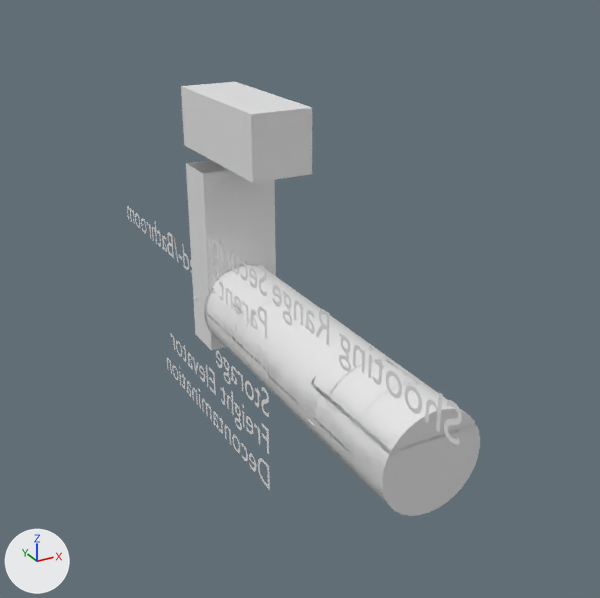
One commit to the Blender file blender/Bunker/Bunker.blend: the scene before it, then after it.
The view is the same before and after, from a camera (50 mm lens) standing at (-59.7, -95.0, 64.0) and looking at (-8.6, -2.1, 17.6). Every picture has the same lights, and +X, +Y and +Z are marked at lower left.
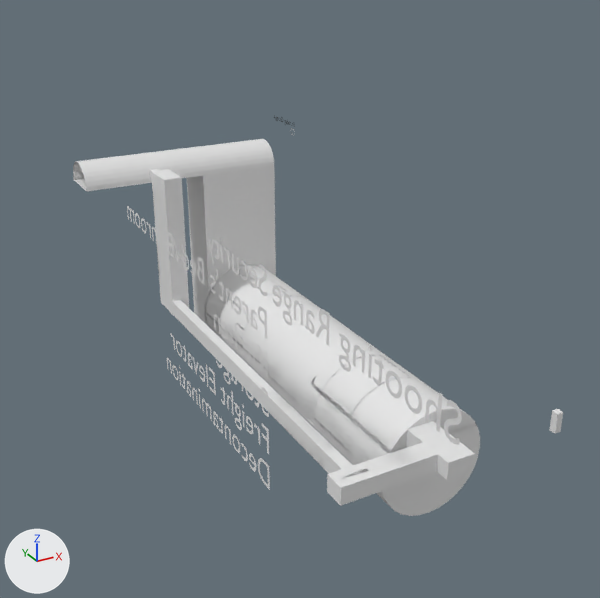
ob_cube_037 is not drawn itself; it is used by a modifier of ob_cylinder_004.

Changed parts and their boxes [x1, y1, x2, y2] in the pictures (600 x 598 px):
'Cube.023', no longer drawn
    before: [181, 82, 312, 183]
'Floor.007', added
    after: [169, 299, 475, 506]
'Cylinder.004', added
    after: [73, 139, 274, 191]
'Cube.035', added
    after: [151, 169, 189, 310]
'Person_Ref.001', moved (not visible before)
    after: [549, 409, 563, 433]
'Cube.033', added
    after: [152, 183, 188, 316]
'Cube.036', added
    after: [341, 469, 367, 479]
part 1 of me_cube_036, deleted
    before: [181, 82, 312, 183]

Edits to the bpy script that builds the scene:
```text
Change me_cube_036:
    where me_cube_036.from_pydata(...)  # 8 vertices, 6 faces; spans x -5.4..5.4, y -14.6..14.6, z -5.4..5.4
    verts and faces of me_cube_036; kept vertices keep their numbers, new ones are numbered from 8
    me_cube_036 part 1
    add delete_vertices([*range(0, 8)])  # with the faces that use them
    me_cube_036 part 2
    add verts[8] = (-6.9, -4.0, 26.3)
    add verts[9] = (-6.9, 4.0, 26.3)
    add verts[10] = (6.9, -4.0, 26.3)
    add verts[11] = (6.9, 4.0, 26.3)
    add edges += [(8, 9), (8, 10), (9, 11), (10, 11)]
    add me_cube_036.materials.append(mat_outerwall)  # white #e7e7e7
Add me_cube_063:
    me_cube_063.from_pydata([(-0.84, 0.9, 2.0), (-0.84, 0.9, 0.0), (0.66, 0.9, 2.0), (0.66, 0.9, 0.0), (-0.84, 1.86, 2.0), (-0.84, 1.86, 0.0), (0.66, 1.86, 0.0), (0.66, 1.86, 2.0)], [], [(2, 0, 4, 7), (0, 1, 5, 4), (1, 3, 6, 5), (3, 2, 7, 6)])
Change ob_person_ref_001:
    ob_person_ref_001.location: (2.6, 0.9, 0.0) -> (-14.8, -55.4, 27.9)
Change ob_cube_023:
    ob_cube_023.location: (0.9, 35.6, 33.3) -> (0.0, 39.6, 0.0)
Add ob_cube_037:
    ob_cube_037 = bpy.data.objects.new('Cube.037', me_cube_061)  # a box spanning x -0.84..0.66, y 0.9..1.86, z 0.0..2.0
    ob_cube_037.parent = ob_cube_039
    ob_cube_037.location = (-27.37, 34.4, 25.95)
Add ob_cube_039:
    ob_cube_039 = bpy.data.objects.new('Cube.039', me_cube_063)  # modifiers BOOLEAN, SOLIDIFY
    ob_cube_039.location = (-15.4, 34.4, 25.9)
Add ob_cylinder_005:
    ob_cylinder_005 = bpy.data.objects.new('Cylinder.005', me_cylinder_005)  # 34 vertices, 19 faces; spans x -1.0..0.0, y -1.0..1.0, z -8.04..1.73
    ob_cylinder_005.location = (0.0, 39.58, 25.94)
    ob_cylinder_005.rotation_euler = (0.0, 1.571, 0.0)  # degrees (0, 90, 0)
    ob_cylinder_005.scale = (3.98, 3.98, 3.98)
Add ob_cube_034:
    ob_cube_034 = bpy.data.objects.new('Cube.034', me_cube_056)  # a box spanning x -0.28..0.0, y -1.0..0.5, z 0.0..0.18; modifiers ARRAY, ARRAY
    ob_cube_034.location = (-15.2, 30.7, 4.2)
    ob_cube_034.rotation_euler = (0.0, 0.0, -1.571)  # degrees (0, 0, -90)
Add ob_empty_002:
    ob_empty_002 = bpy.data.objects.new('Empty.002', None)
    ob_empty_002.location = (-14.21, 33.8, 6.143)
    ob_empty_002.rotation_euler = (0.0, 0.0, 1.571)  # degrees (0, 0, 90)
Add ob_cube_033:
    ob_cube_033 = bpy.data.objects.new('Cube.033', me_cube_054)  # a box spanning x -0.28..1.5, y -1.0..2.0, z -0.18..0.0; modifiers ARRAY, ARRAY
    ob_cube_033.location = (-15.2, 30.7, 4.2)
    ob_cube_033.rotation_euler = (0.0, 0.0, -1.571)  # degrees (0, 0, -90)
Add ob_cube_035:
    ob_cube_035 = bpy.data.objects.new('Cube.035', me_cube_057)  # 24 vertices, 20 faces; spans x -0.8..2.2, y -5.2..0.9, z -21.8..2.0
    ob_cube_035.location = (-15.4, 34.4, 25.9)
Add ob_floor_007:
    ob_floor_007 = bpy.data.objects.new('Floor.007', me_plane_010)  # 40 vertices, 33 faces; spans x -14.0..3.7, y -10.8..51.4, z 0.0..2.5; modifiers BOOLEAN
    ob_floor_007.location = (-4.2, -20.4, 4.2)
Add ob_cube_029:
    ob_cube_029 = bpy.data.objects.new('Cube.029', me_cube_025.copy())  # the mesh of ob_cube_011
    ob_cube_029.parent = ob_door_005
    ob_cube_029.location = (0.0, 0.0, 0.0)
Add ob_door_005:
    ob_door_005 = bpy.data.objects.new('Door.005', me_cube_024.copy())  # the mesh of ob_door_003; modifiers SOLIDIFY
    ob_door_005.location = (-2.5, -22.7, 4.2)
    ob_door_005.rotation_euler = (0.0, 0.0, 3.142)  # degrees (0, 0, 180)
Add ob_cylinder_004:
    ob_cylinder_004 = bpy.data.objects.new('Cylinder.004', me_cylinder_004)  # 51 vertices, 33 faces; spans x -1.0..0.0, y -1.0..1.0, z -6.82..1.73; modifiers BOOLEAN
    ob_cylinder_004.location = (0.0, 39.6, 25.9)
    ob_cylinder_004.rotation_euler = (0.0, 1.571, 0.0)  # degrees (0, 90, 0)
    ob_cylinder_004.scale = (3.98, 3.98, 3.98)
Add ob_cube_036:
    ob_cube_036 = bpy.data.objects.new('Cube.036', me_cube_058)  # 32 vertices, 33 faces; spans x -0.25..0.25, y -1.83..1.83, z 0.0..2.5
    ob_cube_036.location = (-15.5, -27.6, 4.2)
    ob_cube_036.rotation_euler = (0.0, 0.0, 1.571)  # degrees (0, 0, 90)
```
